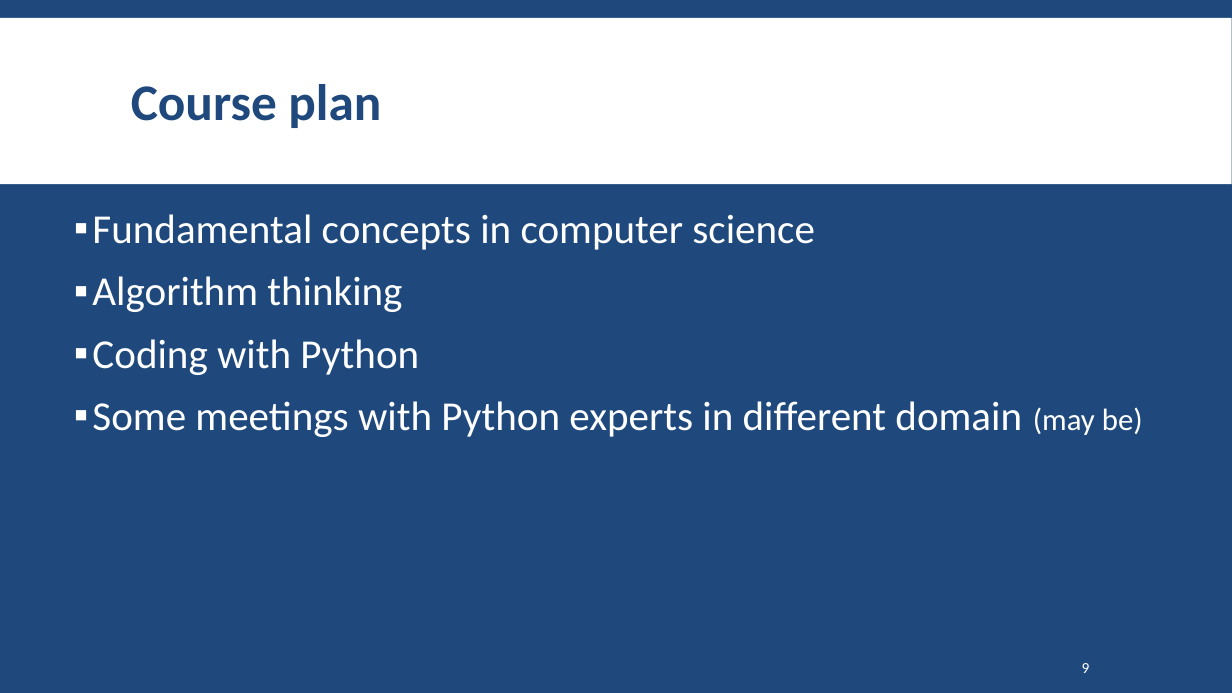
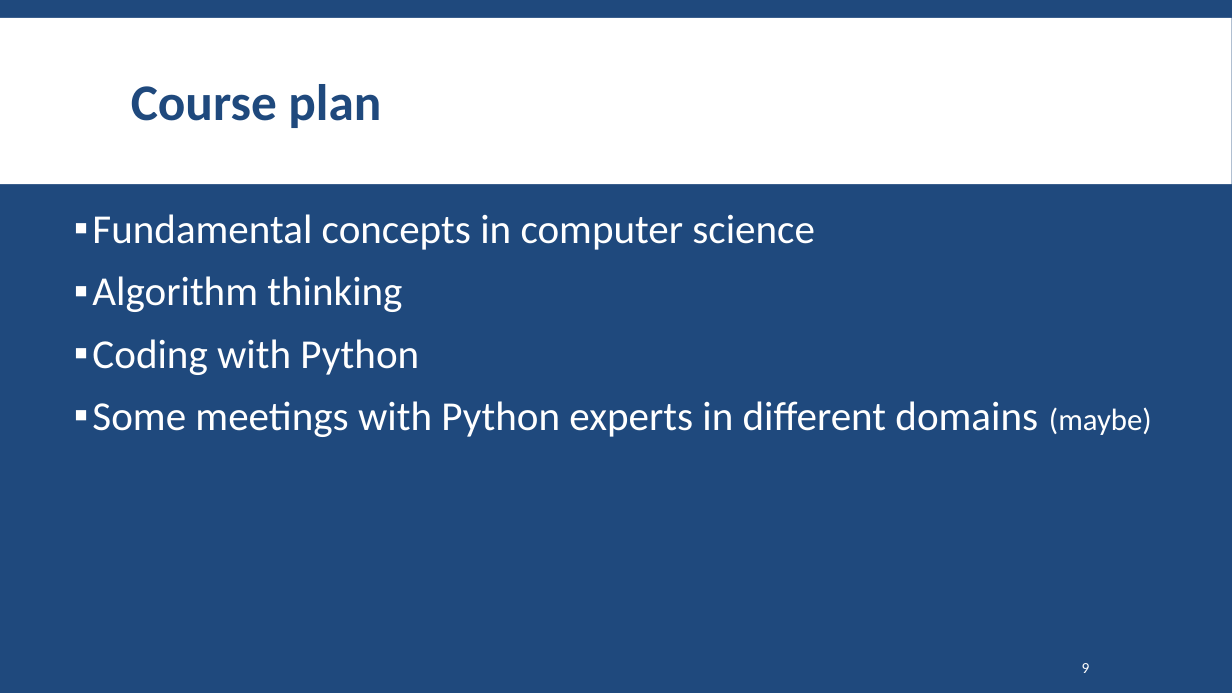
Before and after one commit to SharifPythonSpace/Course1401, a slide deck: slide 9 of Slide/00-Introduction to Programming Applications with Python.pptx. Drawn at 1232x693 pixels with LibreOffice and Linux fonts; fonts in the diff are those of the drawing; background and template pictures are left out. Boxes give left, top, right and bottom in pixels: in the first picture for what was removed or moved away, otherwise in the second. Text is boxed around its words. In the diff, an @@ line names an element or a change of style, - is before the commit and + after.

```diff
--- a/Slide/00-Introduction to Programming Applications with Python.pptx
+++ b/Slide/00-Introduction to Programming Applications with Python.pptx
@@ text at (x1=92, y1=401, x2=1152, y2=437): text changed @@
-▪ Some meetings with Python experts in different domain (may be)
+▪ Some meetings with Python experts in different domains (maybe)
```
Also in this commit, not shown: 4 other slides changed, 9 slides added.
